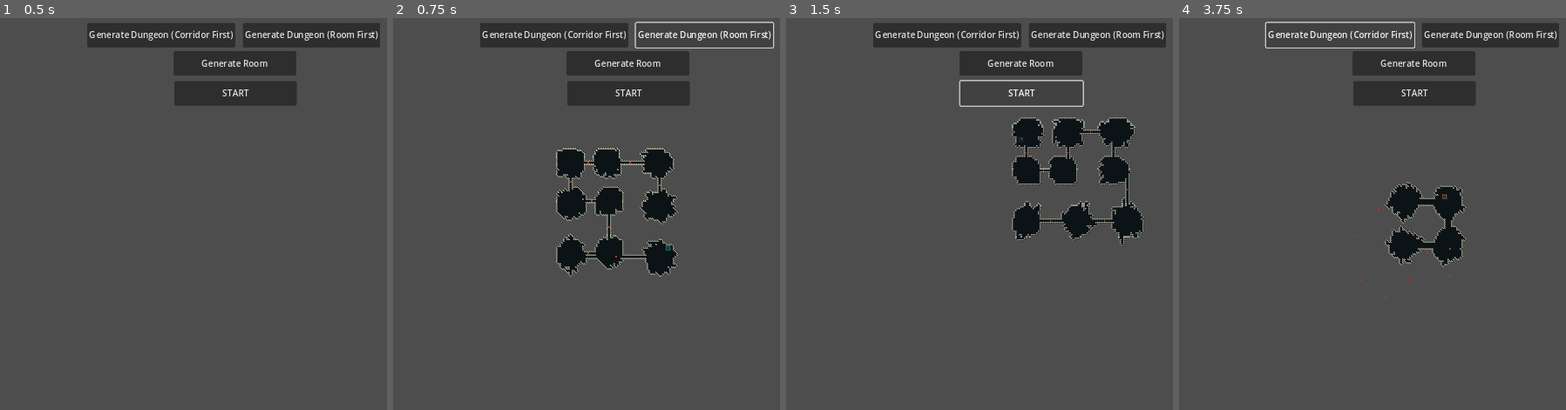
Above: before the commit, frames 1-4 (left to right).
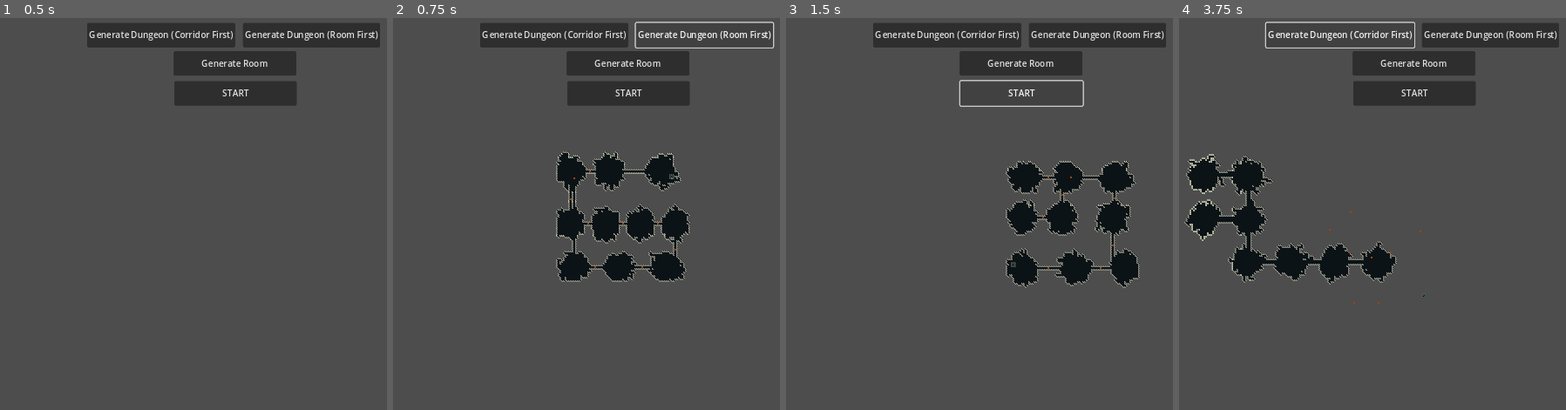
Above: after the commit, the same moments.

Repository: WizardsNStuff/Zealot-of-Wanderlust
Game: Godot game, scene res://Proc Gen/proc_gen.tscn
Same seed, same stepped clock (60 frames per second), same inputs: the game is played once before the commit and once after it. This scene is started directly instead of the project's main scene.
Inputs:
- Up to frame 1 (0.5 s): no input
- Up to frame 2 (0.75 s): click "Generate Dungeon (Room First)" at 0.5 s
- Up to frame 3 (1.5 s): click "START" at 1.25 s
- Up to frame 4 (3.75 s): click "START" at 2 s; click "Generate Room" at 2.75 s; click "Generate Dungeon (Corridor Fi…" at 3.5 s

Frame 1 is identical in both runs. In frame 2, 6.5% of the frame differs, in the area x 42-77%, y 33-68%; in frame 3, 7.3%; in frame 4, 8.2%, in the area x 1-75%, y 34-73%.

Commit message:
changed bsp and split implementation

Diff:
--- a/zealot-of-wanderlust/Proc Gen/proc_gen_controller.gd
+++ b/zealot-of-wanderlust/Proc Gen/proc_gen_controller.gd
@@ -854,132 +854,55 @@
 # algorithm recursively splits the space until the resulting rooms meet
 # the minimum width and height requirements
 func binary_space_partitioning(space_to_split : AABB, min_room_width: int, min_room_height: int) -> Array[AABB]:
-	# queue to hold the spaces that need to be split
-	var rooms_queue : Array[AABB] = []
-	# array to store the successfully created rooms
+	# array to store the created rooms
 	var rooms_list : Array[AABB] = []
 
-	# enqueue the initial space to split
-	rooms_queue.push_back(space_to_split)
-
-	# FOR TESTING PURPOSES
-	#var list = []
-
-	# process the queue until all spaces have been handled
-	while (rooms_queue.size() > 0):
-		# dequeue the next room to process
-		var room : AABB = rooms_queue.pop_front()
-
-		# FOR TESTING PURPOSES
-		#var str = str(room.position.x) + "," + str(room.position.y) + "," + str(room.size.x) + "," + str(room.size.y)
-		#list.append(str)
-
-		# check if the room is large enough to split
-		if (room.size.y >= min_room_height && room.size.x >= min_room_width):
-
-			# generate a random value to decide how to split the room, for a more random room layout
-			# if the random value is <= 0.5, we prioritize a horizontal split
-			if (randf() <= 0.5):
-
-				# if the room's height is at least double the min height
-				# split the room horizontally to create two new rooms
-				if (room.size.y >= min_room_height*2):
-					split_horizontally(min_room_height, rooms_queue, room)
-
-				# if the room's width is at least double the min width
-				# split the room vertically to create two new rooms
-				elif (room.size.x >= min_room_width*2):
-					split_vertically(min_room_width, rooms_queue, room)
-
-				# the room cannot be split further due to size constraints
-				# but it is a valid room, so we add it to the rooms list
-				else:
-					rooms_list.append(room)
-
-			# if the random value is > 0.5, we prioritize a vertical split
-			else:
-
-				# if the room's width is at least double the min width
-				# split the room vertically to create two new rooms
-				if (room.size.x >= min_room_width*2):
-					split_vertically(min_room_width, rooms_queue, room)
-
-				# if the room's height is at least double the min height
-				# split the room horizontally to create two new rooms
-				elif (room.size.y >= min_room_height*2):
-					split_horizontally(min_room_height, rooms_queue, room)
-
-				# the room cannot be split further due to size constraints
-				# but it is a valid room, so we add it to the rooms list
-				else:
-					rooms_list.append(room)
-
-	# FOR TESTING PURPOSES
-	#print(list)
-	# return the list of created rooms
+	split_room(space_to_split, rooms_list, min_room_width, min_room_height)
+
 	return rooms_list
 
-# splits a given room vertically, creating two new rooms
-func split_vertically(min_room_width : int, rooms_queue : Array[AABB], room : AABB) -> void:
-	# the split position along the width of the room
-	var x_split : float
-
-	# check if random splits is true
-	if proc_gen_data.bsp_random_splits == true:
-		# generate a random split position along the width of the room
-		x_split = randf_range(1, room.size.x)
+func split_room(room, rooms_list, min_room_width, min_room_height):
+	var px : int = room.position.x
+	var py : int = room.position.y
+	var sx : int = room.size.x
+	var sy : int = room.size.y
+
+	var split : float
+	var room_1 : AABB
+	var room_2 : AABB
+
+	if (sx < min_room_width) && (sy < min_room_height):
+		rooms_list.append(room)
+		return
+
+	if sy >= (min_room_height * 2):
+		# split horizontal
+
+		if proc_gen_data.bsp_random_splits == true:
+			split = randf_range(1, sy)
+		else:
+			split = randi_range(min_room_height, sy - min_room_height)
+
+		room_1 = AABB(room.position, Vector3i(sx, split, 0))
+		room_2 = AABB(Vector3i(px, py + split, 0), Vector3i(sx, sy - split, 0))
+
+	elif sx >= (min_room_width * 2):
+		# split vertical
+
+		if proc_gen_data.bsp_random_splits == true:
+			split = randf_range(1, sx)
+		else:
+			split = randi_range(min_room_width, sx - min_room_width)
+
+		room_1 = AABB(room.position, Vector3i(split, sy, 0))
+		room_2 = AABB(Vector3i(px + split, py, 0), Vector3i(sx - split, sy, 0))
+
 	else:
-		# using a split range of (min_room_width, room.size.x - min_room_width) ensures we always fit 2
-		# rooms but this creates a grid like structure which looks less random
-		x_split = randf_range(min_room_width, room.size.x - min_room_width)
-
-	# room_1 is defined by the original room's position (bottom-left corner)
-	# and extends horizontally from the start of the room to the x_split point
-	# while the height remains the same as the original room
-	var room_1 : AABB = AABB(room.position, Vector3i(x_split, room.size.y, room.size.z))
-
-	# room_2 is defined by the position that starts just after the x_split point
-	# and extends to the right side of the original room
-	# while the height remains the same as the original room
-	var room_2 : AABB = AABB(
-		Vector3i(room.position.x + x_split, room.position.y, room.position.z),
-		Vector3i(room.size.x - x_split, room.size.y, room.size.z)
-		)
-
-	# enqueue both newly created rooms back into the rooms_queue for further processing
-	rooms_queue.push_back(room_1)
-	rooms_queue.push_back(room_2)
-
-# splits a given room horizontally, creating two new rooms
-func split_horizontally(min_room_height : int, rooms_queue : Array[AABB], room : AABB) -> void:
-	# the split position along the width of the room
-	var y_split : float
-
-	# check if random splits is true
-	if proc_gen_data.bsp_random_splits == true:
-		# generate a random split position along the height of the room
-		y_split = randf_range(1, room.size.y)
-	else:
-		# using a split range of (min_room_height, room.size.y - min_room_height) ensures we always fit 2
-		# rooms but this creates a grid like structure which looks less random
-		y_split = randf_range(min_room_height, room.size.y - min_room_height)
-
-	# room_1 is defined by the original room's position (bottom-left corner)
-	# and extends vertically from the start of the room to the y_split point
-	# while the width remains the same as the original room
-	var room_1 : AABB = AABB(room.position, Vector3i(room.size.x, y_split, room.size.z))
-
-	# room_2 is defined by the position that starts just after the y_split point
-	# and extends to the top of the original room
-	# while the width remains the same as the original room
-	var room_2 : AABB = AABB(
-		Vector3i(room.position.x, room.position.y + y_split, room.position.z),
-		Vector3i(room.size.x, room.size.y - y_split, room.size.z)
-		)
-
-	# enqueue both newly created rooms back into the rooms_queue for further processing
-	rooms_queue.push_back(room_1)
-	rooms_queue.push_back(room_2)
+		rooms_list.append(room)
+		return
+
+	split_room(room_1, rooms_list, min_room_width, min_room_height)
+	split_room(room_2, rooms_list, min_room_width, min_room_height)
 
 # creates a diagonal corridor between two points using Bresenham's line algorithm
 # the corridor is represented as a dictionary where the keys are positions (Vector2i)
